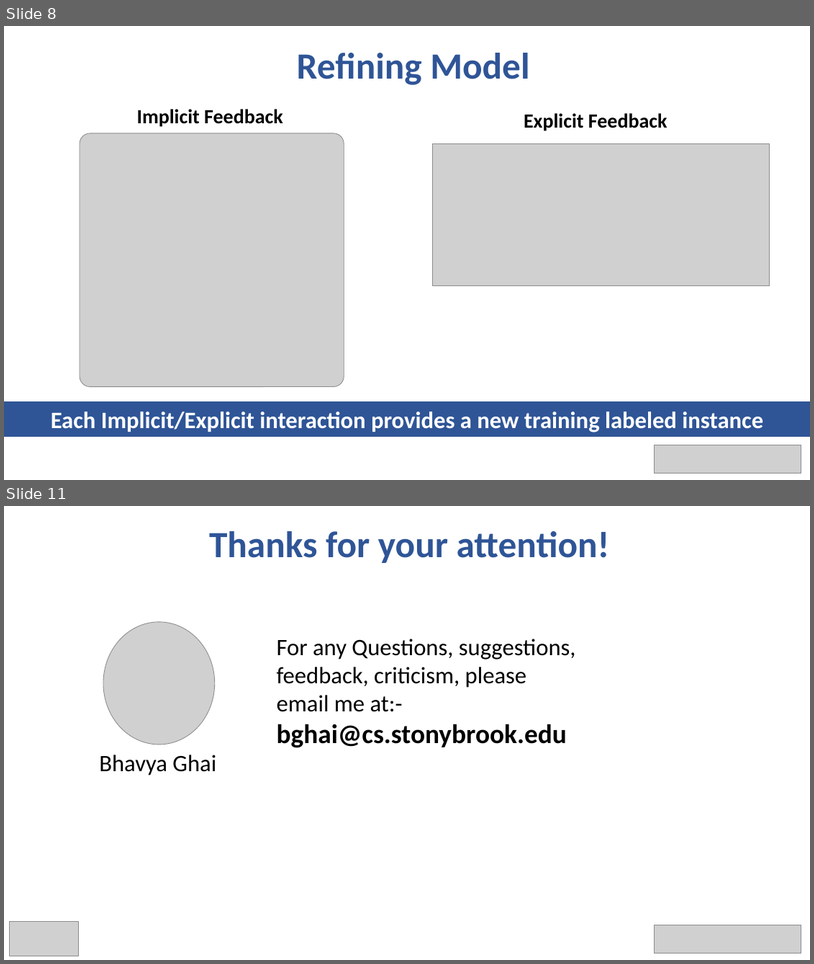
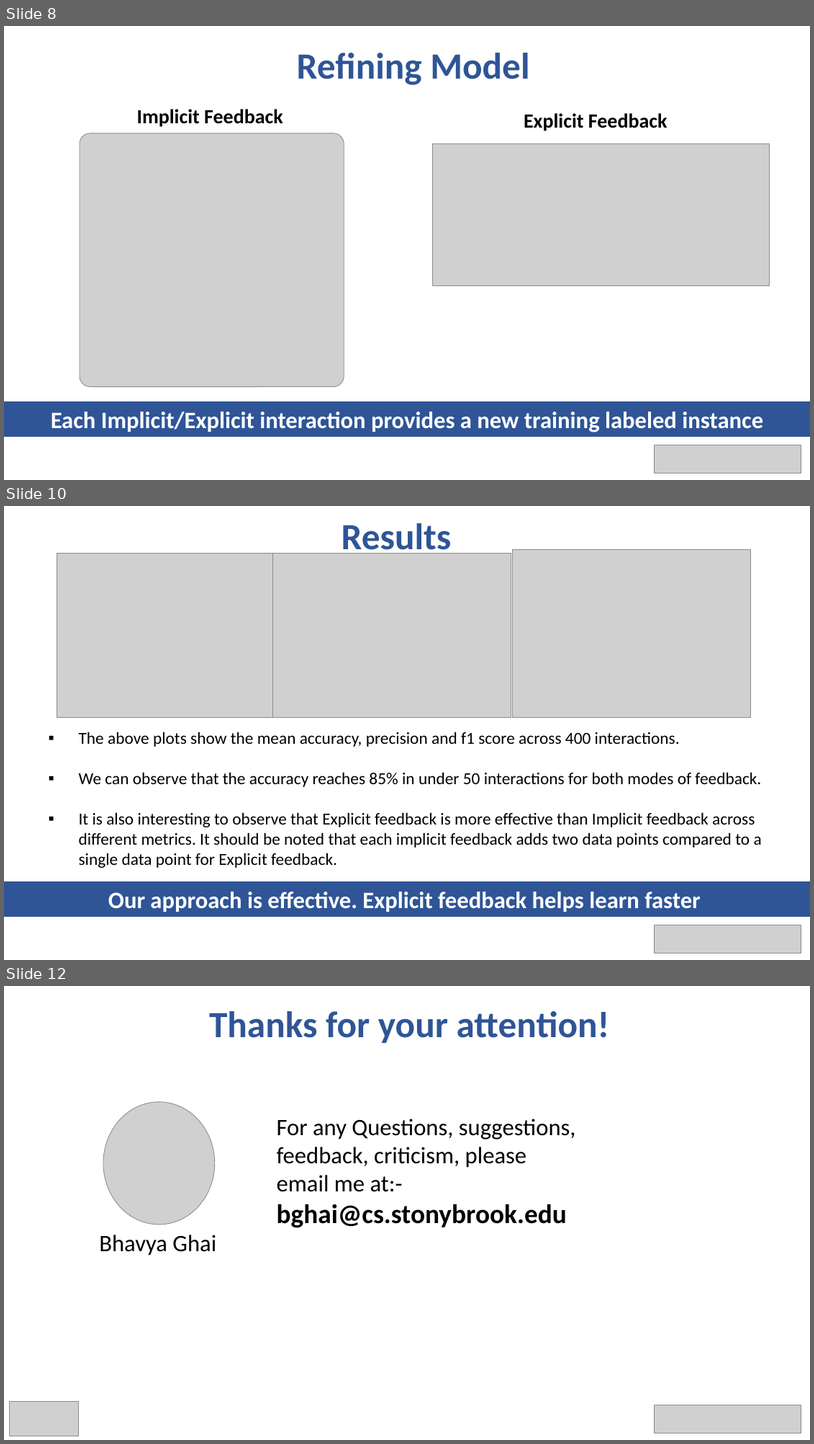
Before and after one commit to bhavyaghai/Fluent, a slide deck: presentation.pptx. Shown one above the other, each under a label of ours: slides 8 and 11 before the commit, slides 8, 10 and 12 after it; the slides between them are not shown. The pictures are 814x964 and 814x1444 pixels, drawn with LibreOffice and Linux fonts; fonts in the diff are those of the drawing; grey boxes stand for pictures. Boxes give left, top, right and bottom in pixels: in the first picture for what was removed or moved away, otherwise in the second. Text is boxed around its words. In the diff, an @@ line names an element or a change of style, - is before the commit and + after.

```diff
--- a/presentation.pptx
+++ b/presentation.pptx
@@ slide 10 added at box(4, 506, 810, 960), background #FFFFFF @@
@@ text added at box(342, 523, 452, 559), 44 pt, text #2F5597, bold @@
+Results
@@ picture added at box(57, 554, 276, 718) @@
@@ picture added at box(273, 554, 512, 718) @@
@@ picture added at box(513, 549, 751, 718) @@
@@ text added at box(79, 731, 762, 867), 20 pt, text #000000 @@
+▪ The above plots show the mean accuracy, precision and f1 score across 400 interactions.
+▪ We can observe that the accuracy reaches 85% in under 50 interactions for both modes of feedback.
+▪ It is also interesting to observe that Explicit feedback is more effective than Implicit feedback across different metrics. It should be noted that each implicit feedback adds two data points compared to a single data point for Explicit feedback.
@@ rectangle added at box(4, 882, 810, 916), fill #2F5597, outline #325491 1 pt, 28 pt, text #FFFFFF, bold @@
+Our approach is effective. Explicit feedback helps learn faster
@@ picture added at box(655, 924, 802, 953) @@
@@ what was slide 11 is now slide 12 @@
```
Also in this commit, not shown: 4 slides changed, 3 other slides added, 1 slide removed, 4 other files.
